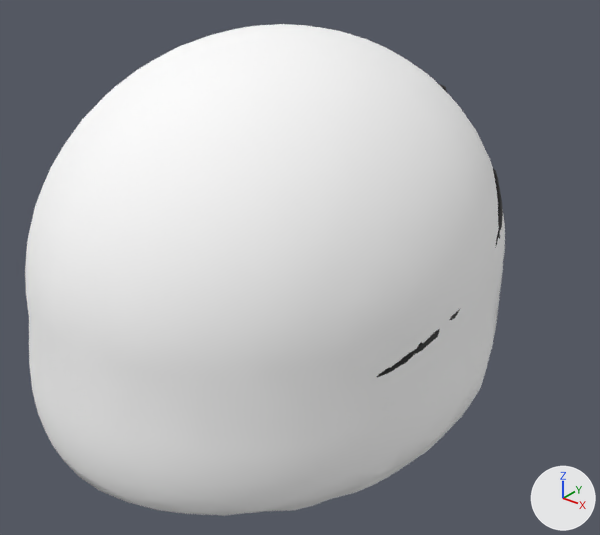
An edit to the glTF model assets/characters/infantry/factions/cn/parts/cn_helmet.glb, drawn before and after from the same camera.
Camera for both pictures: a 50 mm camera at (0.275, -0.329, 0.211) aimed at (-0.014, 0.032, -0.013). The lights are fixed; the arrows at lower right show +X, +Y and +Z. The older version comes first. Objects named as collision shapes, trigger or cutter boxes, shadow casters or lower levels of detail are left out. Vertices at exactly the same position are counted once.

Before the edit, the objects in view are built like this:
```python
me_cn_helmet_lod0 = bpy.data.meshes.new('cn_helmet_LOD0')
me_cn_helmet_lod0.from_pydata(...)  # 2644 vertices, 5240 faces; spans x -0.123..0.123, y -0.152..0.158, z -0.143..0.138
# faces by material slot: [3600, 196, 1444]
me_cn_helmet_lod0.materials.append(mat_camo_type21)  # white #ffffff
me_cn_helmet_lod0.materials.append(mat_strap_black)  # black #121212
me_cn_helmet_lod0.materials.append(mat_polymer_black)  # black #0d0d0d
ob_cn_helmet_lod0 = bpy.data.objects.new('cn_helmet_LOD0', me_cn_helmet_lod0)
ob_cn_helmet_lod0.location = (0.0, 0.0, 0.0)
```
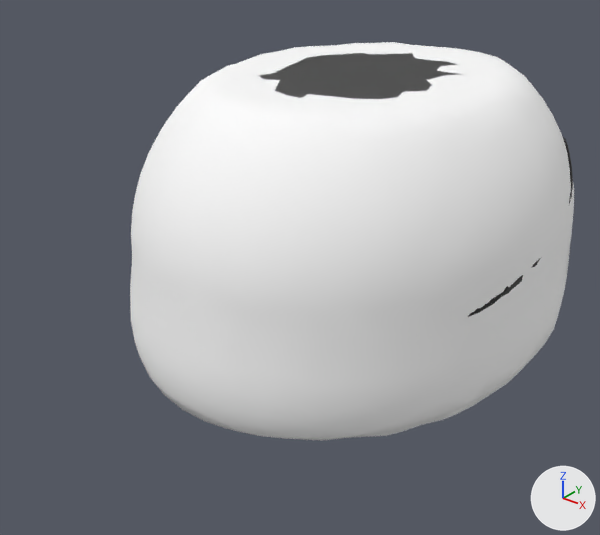
What differs and where, as boxes (x1, y1, x2, y2) in the pictures (600 x 535 px; the box of a moved part takes in the faces that stretch with it):
'cn_helmet_LOD0', reshaped (7% narrower, 19% shorter)
    before: (25, 24, 505, 516)
    after: (130, 42, 574, 441)
part 1 of me_cn_helmet_lod0, moved or reshaped (mostly hidden)
    before: (377, 169, 503, 377)
    after: (468, 137, 573, 317)
part 2 of me_cn_helmet_lod0, moved or reshaped
    before: (25, 24, 505, 516)
    after: (130, 42, 574, 441)

The change, as a list of edits to the scene's bpy script:
```text
Change me_cn_helmet_lod0:
    used by ob_cn_helmet_lod0; location = (0.0, 0.0, 0.0)
    remove me_cn_helmet_lod0.from_pydata(...)  # 2644 vertices, 5240 faces; spans x -0.123..0.123, y -0.152..0.158, z -0.143..0.138
    add me_cn_helmet_lod0.from_pydata(...)  # 2644 vertices, 5240 faces; spans x -0.128..0.128, y -0.083..0.25, z -0.139..0.101
    me_cn_helmet_lod0 part 1: the loose piece of 256 vertices spanning x 0.081..0.119, y -0.067..0.069, z -0.012..0.066 is scaled about its middle by (1.04, 1.08, 0.97), then moved by (0.004, 0.08, -0.001)
    me_cn_helmet_lod0 part 2: 1802 of 2644 vertices moved; they spanned x -0.123..0.123, y -0.152..0.129, z -0.071..0.138 and now span x -0.128..0.128, y -0.083..0.219, z -0.069..0.101; mean shift (0.0, 0.079, -0.003); largest move (0.009, 0.129, 0.044) -> (0.01, 0.219, 0.042)
    other edits to the shape of me_cn_helmet_lod0 do not show in these pictures
```
